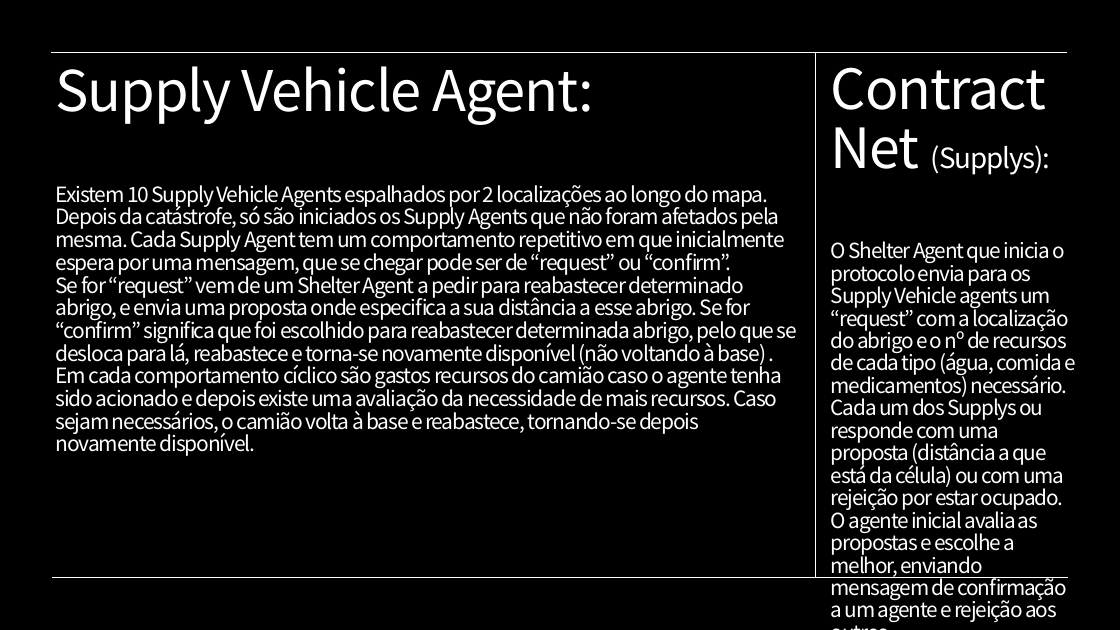
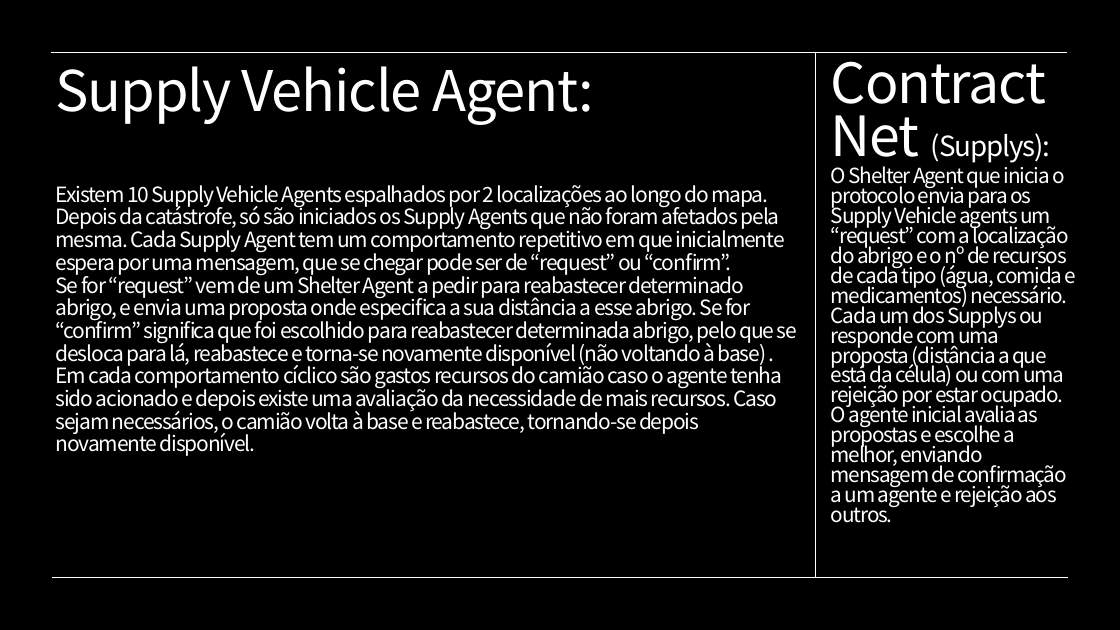
Before and after one commit to gabrielasimon21/ISIA-1, a slide deck: slide 6 of ISIA Presentation.pptx. Drawn at 1120x630 pixels with LibreOffice and Linux fonts; fonts in the diff are those of the drawing; background and template pictures are left out; a plain dark background stands for a picture behind light text. Boxes give left, top, right and bottom in pixels: in the first picture for what was removed or moved away, otherwise in the second. Text is boxed around its words. In the diff, an @@ line names an element or a change of style, - is before the commit and + after.

```diff
--- a/ISIA Presentation.pptx
+++ b/ISIA Presentation.pptx
@@ text "Contract Net (Supplys):" at box(831, 52, 1077, 523): line spacing 0.9 to 0.8 @@
```
Also in this commit, not shown: 5 other slides changed.
